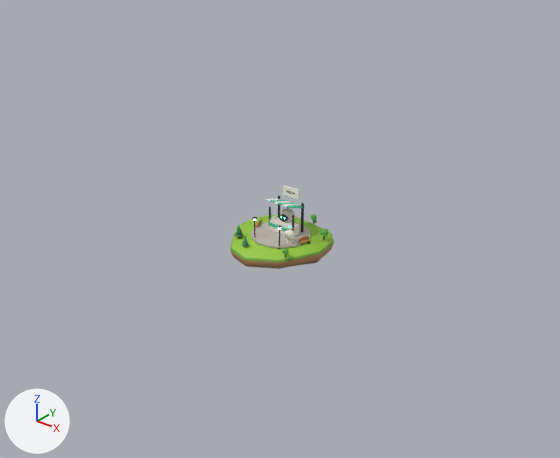
Two versions of the glTF model docs/assets/pals/worlds/assistants-domain-agents.glb, one commit apart.
The view is the same before and after, from a 50 mm lens placed at (1.63, -2.042, 1.468), pointed at (0.07, -0.092, 0.258). The lights are fixed; the arrows at lower left show +X, +Y and +Z. The first picture is the older version.

Script lines for the objects in view, before the commit:
```python
ob_arcs = bpy.data.objects.new('arcs', None)
ob_arcs.parent = ob_world_assistants_domain_agents
ob_arcs.location = (0.0, 0.0, 0.319)
ob_arcs.scale = (0.001, 0.001, 0.001)
ob_bubble_1 = bpy.data.objects.new('bubble_1', None)
ob_bubble_1.parent = ob_world_assistants_domain_agents
ob_bubble_1.location = (-0.2, 0.0, 0.7)
ob_bubble_1.scale = (0.001, 0.001, 0.001)
ob_bubble_2 = bpy.data.objects.new('bubble_2', None)
ob_bubble_2.parent = ob_world_assistants_domain_agents
ob_bubble_2.location = (0.21, 0.04, 0.77)
ob_bubble_2.rotation_euler = (0.0, 0.0, 0.0918)  # degrees (0, 0, 5.3)
ob_bubble_2.scale = (0.001, 0.001, 0.001)
ob_bubble_3 = bpy.data.objects.new('bubble_3', None)
ob_bubble_3.parent = ob_world_assistants_domain_agents
ob_bubble_3.location = (0.02, -0.0801, 0.9)
ob_bubble_3.rotation_euler = (0.0, 0.0, -0.0884)  # degrees (0, 0, -5.1)
ob_bubble_3.scale = (0.001, 0.001, 0.001)
ob_isle_centre_001 = bpy.data.objects.new('isle_centre.001', me_isle_centre)
ob_isle_centre_001.parent = ob_isle_centre
ob_isle_centre_001.location = (0.000081, -0.0306, 0.08)
ob_isle_centre_001.scale = (0.45, 0.45, 0.45)
ob_isle_home_001 = bpy.data.objects.new('isle_home.001', me_isle_home)
ob_isle_home_001.parent = ob_isle_home
ob_isle_home_001.location = (-0.00131, 0.00867, -0.0531)
ob_isle_home_001.scale = (0.239, 0.239, 0.239)
ob_isle_shop_001 = bpy.data.objects.new('isle_shop.001', me_isle_shop)
ob_isle_shop_001.parent = ob_isle_shop
ob_isle_shop_001.location = (-0.00515, -0.00159, -0.0483)
ob_isle_shop_001.scale = (0.244, 0.244, 0.244)
ob_message_2 = bpy.data.objects.new('message_2', None)
ob_message_2.parent = ob_world_assistants_domain_agents
ob_message_2.location = (0.000488, 0.139, 0.703)
ob_message_2.scale = (0.001, 0.001, 0.001)
ob_rings = bpy.data.objects.new('rings', None)
ob_rings.parent = ob_world_assistants_domain_agents
ob_rings.location = (0.0, 0.0, 0.012)
ob_rings.scale = (0.001, 0.001, 0.001)
```
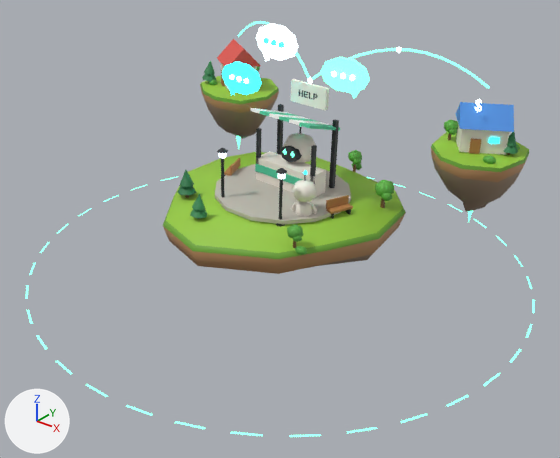
Not drawn themselves, but carrying or shaping drawn objects: ob_arcs, ob_bubble_1, ob_bubble_2, ob_bubble_3, ob_message_2, ob_rings, ob_helper, ob_visitor.

Location of each change, [x1, y1, x2, y2] in pixels of the pictures (560 x 458 px):
'isle_centre.001', moved
    before: [230, 185, 334, 269]
    after: [163, 79, 406, 274]
'isle_shop.001', moved (not visible before)
    after: [431, 99, 529, 223]
'isle_home.001', moved (not visible before)
    after: [200, 39, 279, 149]
'bubble_2.001', moved, rescaled (not visible before)
    after: [320, 57, 370, 99]
'bubble_3.001', moved, rescaled (not visible before)
    after: [256, 23, 298, 61]
'rings.001', moved, rescaled (not visible before)
    after: [25, 177, 535, 437]
'bubble_1.001', rescaled (not visible before)
    after: [222, 61, 262, 95]
'helper.001', moved
    before: [279, 207, 295, 222]
    after: [280, 126, 315, 163]
'visitor_bot.001', moved
    before: [284, 226, 295, 245]
    after: [292, 170, 318, 216]
'arcs.001', rescaled (not visible before)
    after: [238, 21, 490, 89]
'message_1.002', rescaled (not visible before)
    after: [396, 47, 401, 53]

The change in detail:
Object 'arcs' (ob_arcs) is rescaled from (0.001, 0.001, 0.001) to (1.0, 1.0, 1.0).
Object 'bubble_1' (ob_bubble_1) is rescaled from (0.001, 0.001, 0.001) to (1.0, 1.0, 1.0).
In object 'bubble_2' (ob_bubble_2), parent goes from ob_world_assistants_domain_agents to ob_holograms.
Object 'bubble_2' (ob_bubble_2) moves from (0.21, 0.04, 0.77) to (0.21, 0.04, 0.788).
Object 'bubble_2' (ob_bubble_2) is rescaled from (0.001, 0.001, 0.001) to (1.0, 1.0, 1.0).
In object 'bubble_3' (ob_bubble_3), parent goes from ob_world_assistants_domain_agents to ob_holograms.
Object 'bubble_3' (ob_bubble_3) moves from (0.02, -0.0801, 0.9) to (0.02, -0.08, 0.883).
Object 'bubble_3' (ob_bubble_3) is rescaled from (0.001, 0.001, 0.001) to (1.0, 1.0, 1.0).
In object 'helper' (ob_helper), parent goes from ob_isle_centre to ob_island_main.
In object 'visitor' (ob_visitor), parent goes from ob_isle_centre to ob_island_main.
In object 'isle_centre.001' (ob_isle_centre_001), parent goes from ob_isle_centre to ob_island_main.
In object 'isle_home.001' (ob_isle_home_001), parent goes from ob_isle_home to ob_island_2.
In object 'isle_shop.001' (ob_isle_shop_001), parent goes from ob_isle_shop to ob_island_1.
Object 'message_2' (ob_message_2) is rescaled from (0.001, 0.001, 0.001) to (1.0, 1.0, 1.0).
In object 'rings' (ob_rings), parent goes from ob_world_assistants_domain_agents to ob_holograms.
Object 'rings' (ob_rings) is rescaled from (0.001, 0.001, 0.001) to (1.0, 1.0, 1.0).
Object 'island_main' (ob_island_main) is new.
Its parent is ob_stage.
Its location is (-0.887, 0.311, 0.3).
Object 'stage' (ob_stage) is new.
Its parent is ob_world_assistants_domain_agents.
Its location is (0.887, -0.311, 0.0).
Its rotation in degrees is (0.8, 2.3, 0).
Object 'island_2' (ob_island_2) is new.
Its parent is ob_stage.
Its location is (-1.444, 0.701, 0.5).
Object 'island_1' (ob_island_1) is new.
Its parent is ob_stage.
Its location is (-0.33, 0.701, 0.52).
Object 'holograms' (ob_holograms) is new.
Its parent is ob_stage.
Its location is (-0.887, 0.311, 0.0).
